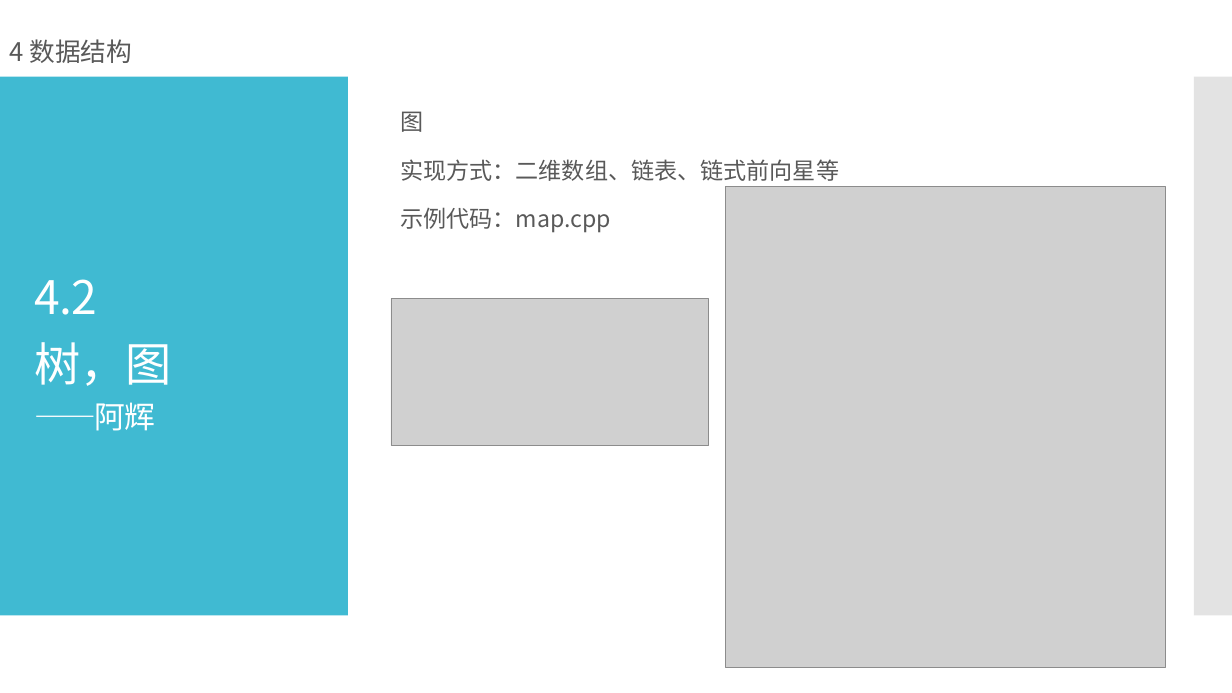
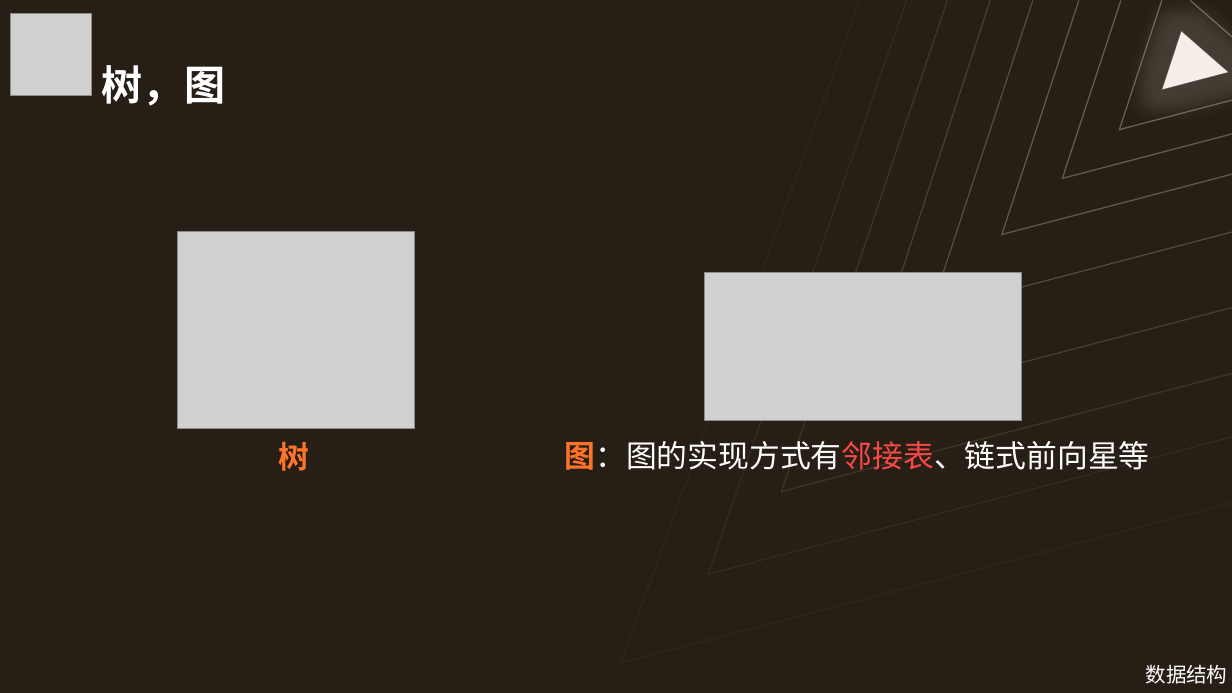
Before and after one commit to Wannerfi/CodingCourse, a slide deck: slide 4 of 4数据结构.pptx (slide 11 before the commit). Drawn at 1232x693 pixels with LibreOffice and Linux fonts; fonts in the diff are those of the drawing; grey boxes stand for pictures. Boxes give left, top, right and bottom in pixels: in the first picture for what was removed or moved away, otherwise in the second. Text is boxed around its words. In the diff, an @@ line names an element or a change of style, - is before the commit and + after.

```diff
--- a/4数据结构.pptx
+++ b/4数据结构.pptx
@@ background #FFFFFF to #271E15 @@
@@ picture added at (10,14,91,95) @@
@@ freeform shape added at (621,0,1232,663), outline #FFFFFF 1 pt @@
@@ freeform shape added at (708,0,1232,574), outline #FFFFFF 1 pt @@
@@ freeform shape added at (782,0,1232,491), outline #FFFFFF 1 pt @@
@@ freeform shape added at (859,0,1232,405), outline #FFFFFF 1 pt @@
@@ freeform shape added at (931,0,1232,311), outline #FFFFFF 1 pt @@
@@ freeform shape added at (1002,0,1232,234), outline #FFFFFF 1 pt @@
@@ freeform shape added at (1063,0,1232,178), outline #FFFFFF 1 pt @@
@@ freeform shape added at (1119,0,1232,129), outline #FFFFFF 1 pt @@
@@ freeform shape added at (1190,0,1232,36), outline #FFFFFF 1 pt @@
@@ freeform shape added at (1163,31,1228,89), fill #F5EEE7, outline #FFFFFF 1 pt @@
@@ rectangle removed at (0,77,348,616) @@
@@ title added at (102,65,225,106), 32 pt, text #FFFFFF, bold @@
+树，图
@@ rectangle removed at (1194,77,1232,616) @@
@@ text removed at (400,111,839,233) @@
-图
-实现方式：二维数组、链表、链式前向星等
-示例代码：map.cpp
@@ picture removed at (726,187,1165,667) @@
@@ picture added at (177,232,415,428) @@
@@ title removed at (35,279,172,431) @@
-4.2
-树，图
-——阿辉
@@ picture: place and size @@
-picture at (391,299,709,445)
+picture at (704,273,1022,420)
@@ text added at (278,442,309,471), 24 pt, text #FF7429, bold @@
+树
@@ text added at (564,441,1149,470), 24 pt, text #FFFFFF @@
+图：图的实现方式有邻接表、链式前向星等
@@ text "数据结构" at (1146,664,1228,684): vertical alignment middle to top @@
@@ text at (1146,664,1228,684): text changed; size 20 to 16 pt; text colour #595959 to #FFFFFF @@
-4 数据结构
+数据结构
```
Also in this commit, not shown: 5 other slides changed, 11 slides added, 8 slides removed, 1 other file.
